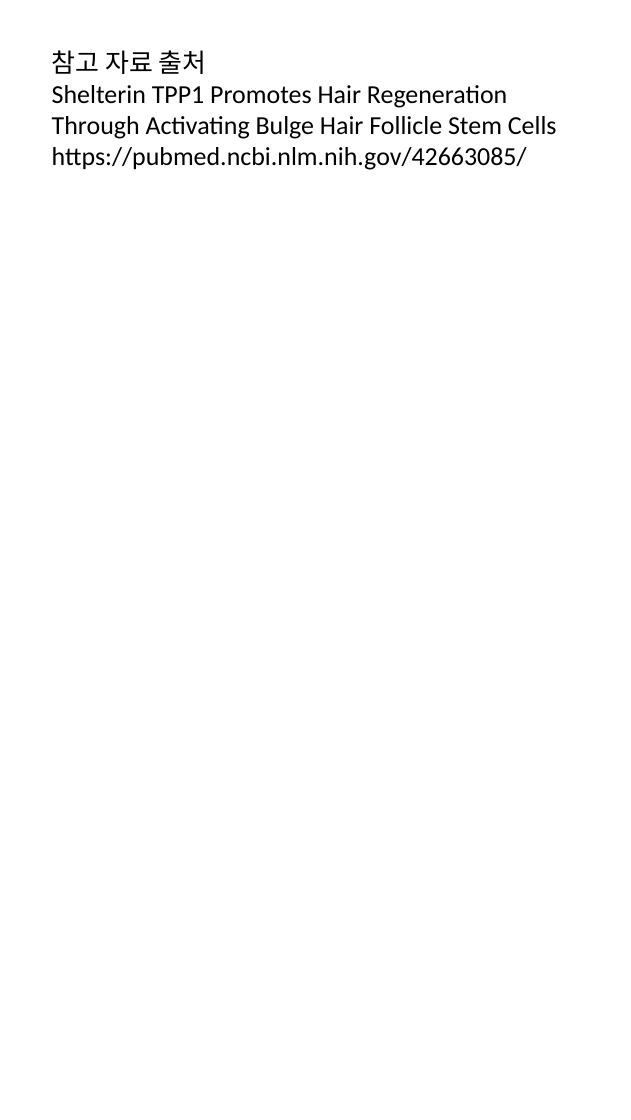
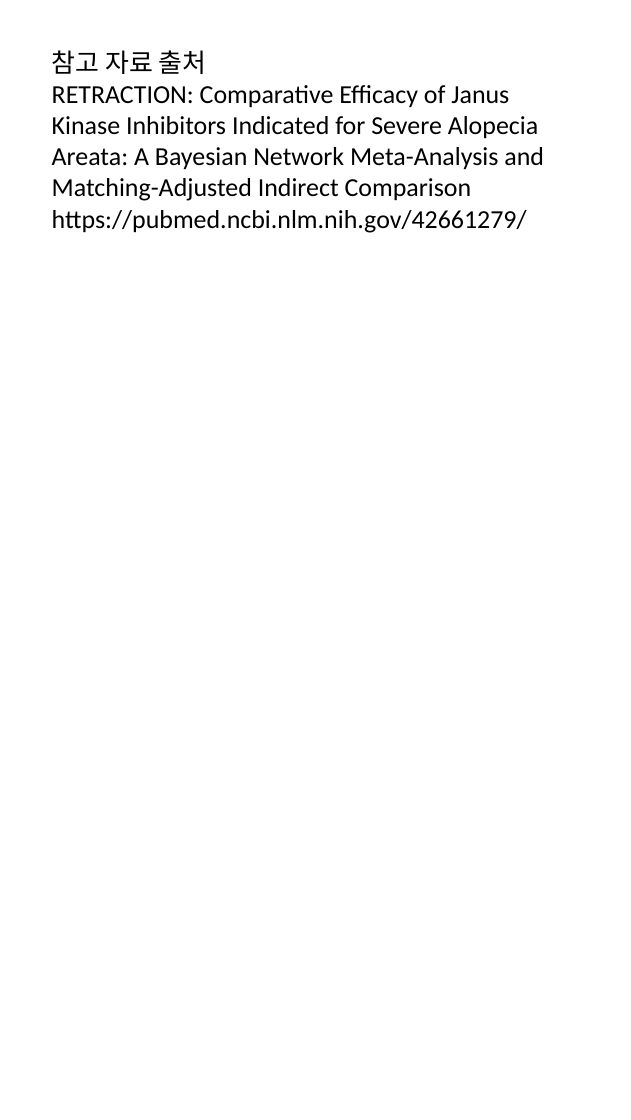
Before and after one commit to hyokang2010-BJ-ANTH/product-builder-test, a slide deck: slide 7 of data/2026-08-29/slides.pptx (slide 6 before the commit). Drawn at 631x1120 pixels with LibreOffice and Linux fonts; fonts in the diff are those of the drawing. Boxes give left, top, right and bottom in pixels: in the first picture for what was removed or moved away, otherwise in the second. Text is boxed around its words. In the diff, an @@ line names an element or a change of style, - is before the commit and + after.

```diff
--- a/data/2026-08-29/slides.pptx
+++ b/data/2026-08-29/slides.pptx
@@ text at bbox=[52, 85, 544, 233]: text changed @@
-Shelterin TPP1 Promotes Hair Regeneration Through Activating Bulge Hair Follicle Stem Cells
-https://pubmed.ncbi.nlm.nih.gov/42663085/
+RETRACTION: Comparative Efficacy of Janus Kinase Inhibitors Indicated for Severe Alopecia Areata: A Bayesian Network Meta-Analysis and Matching-Adjusted Indirect Comparison
+https://pubmed.ncbi.nlm.nih.gov/42661279/
```
Also in this commit, not shown: 1 slide added, 21 other files.
